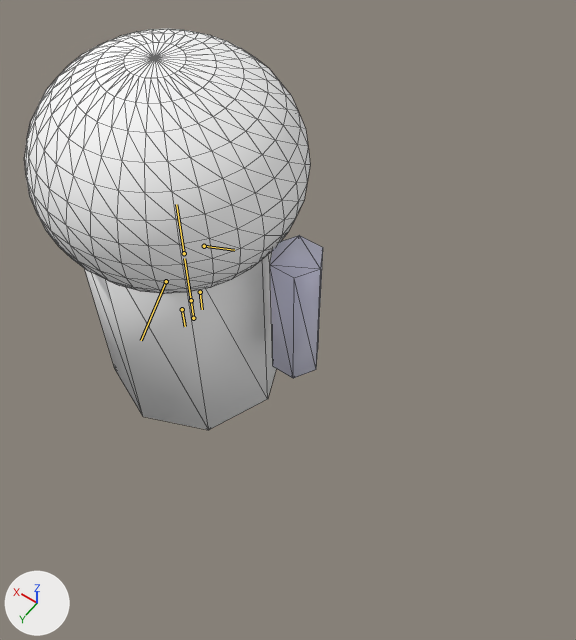
The glTF model assets/enemies/generated_glb/carapace_husk_animated_02.glb: old version first, new version second.
Both versions are drawn from a 50 mm camera at (-2.88, 2.75, 4.97) aimed at (-1.02, 0.14, 0.88). Lighting does not change. The marker at lower left points along +X, +Y and +Z. The picture after the commit comes second. The bones that bend it are drawn over the model as lines. Mesh edges are drawn as thin lines.
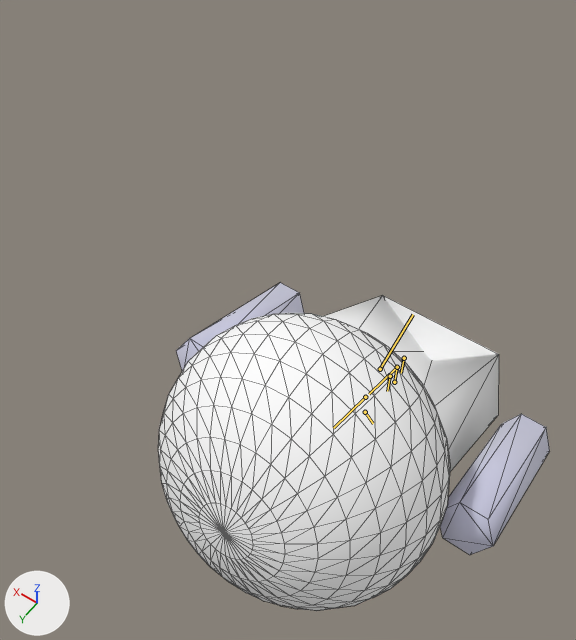
The newer file adds an action. The first version stands in its rest pose; the second is drawn at frame 6 of the action 'DamageHeavy'.

What differs and where, as boxes [x1, y1, x2, y2] in the pictures (576 x 640 px):
'Cylinder', posed (31% wider, 18% shorter): before [24, 29, 323, 430]; after [158, 283, 550, 611]
bone 'root', root to tip: before (193, 318) to (191, 300); after (394, 382) to (397, 367)
bone 'spine', root to tip: before (191, 300) to (184, 258); after (397, 367) to (369, 394)

What the commit changed:
Bone 'root' (bone_root) moves from (0.0, 0.0, 0.0) to (-1.603, 0.0, 0.401).
Bone 'spine' (bone_spine) turns from (0, 0, 0) to (-69, 0, 0) degrees about its own x, y and z.
